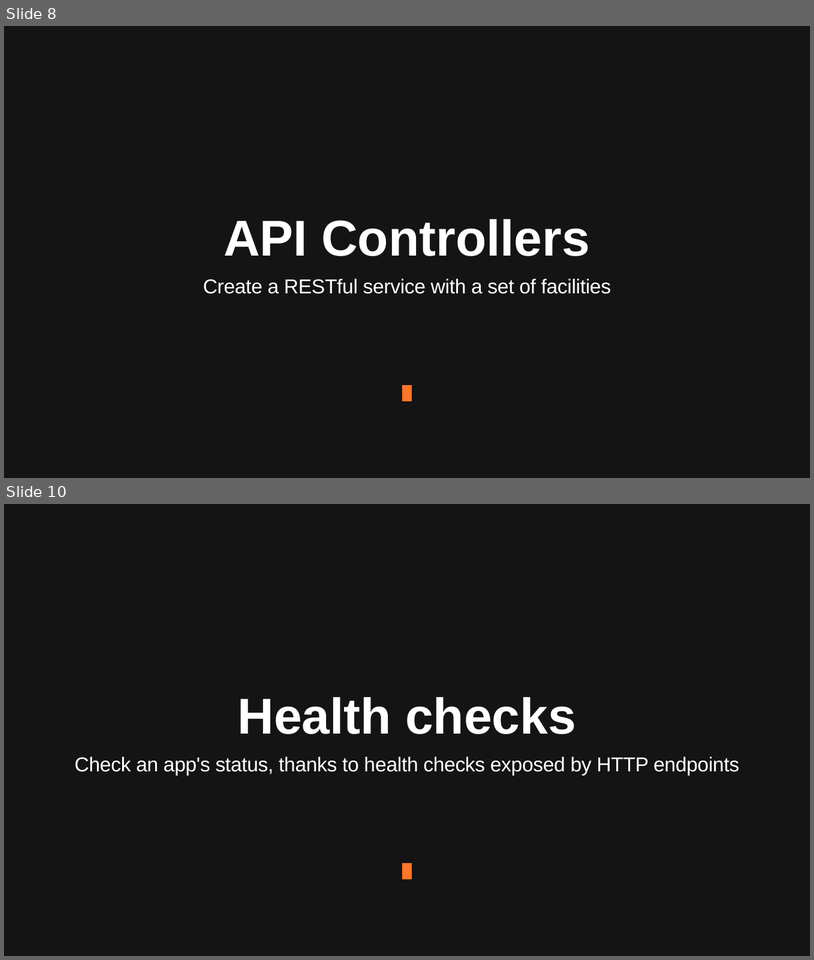
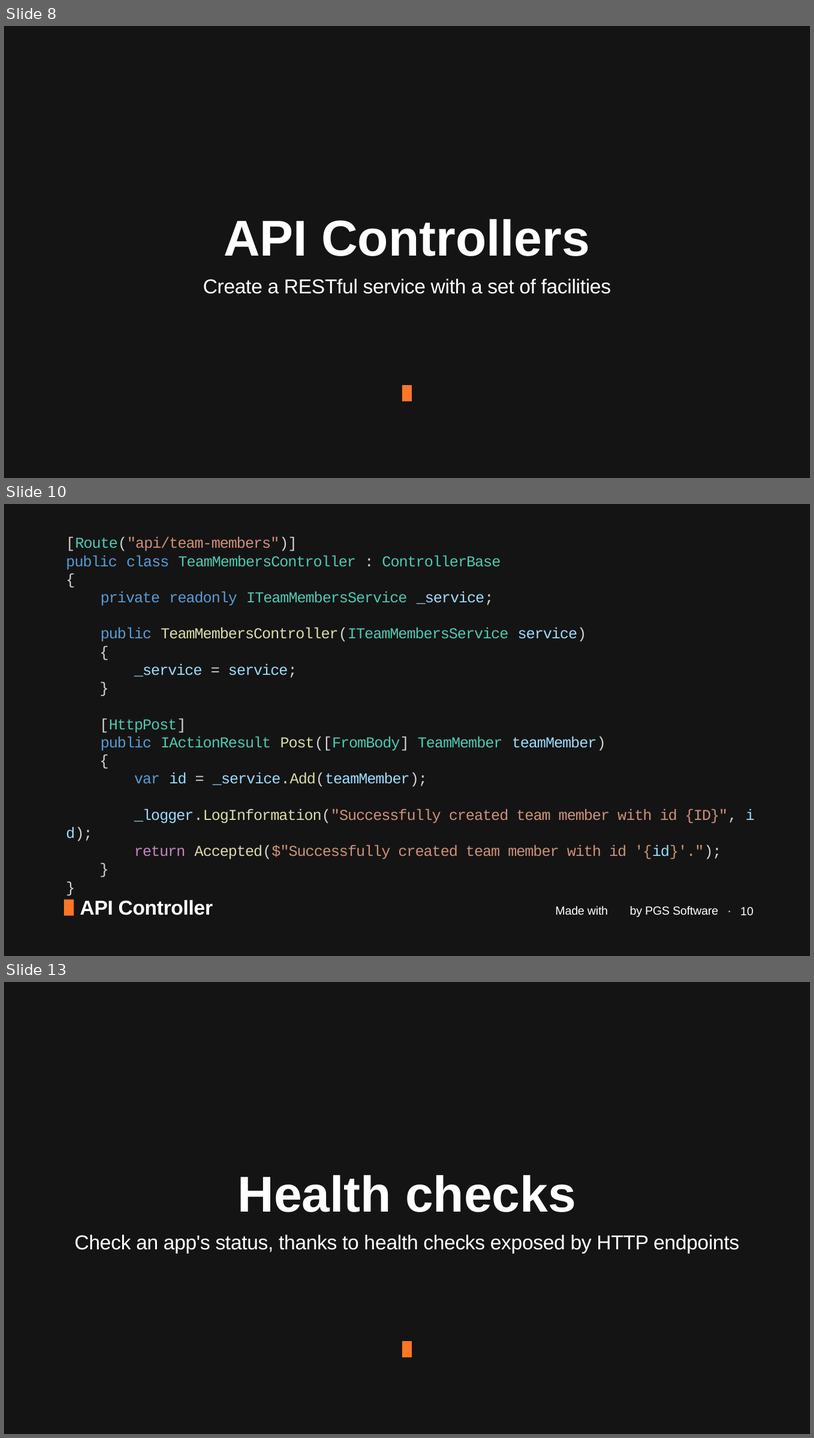
Before and after one commit to januszmarcinik/.NET-getting-started, a slide deck: PGS SharpDev.pptx. Shown one above the other, each under a label of ours: slides 8 and 10 before the commit, slides 8, 10 and 13 after it; the slides between them are not shown. The pictures are 814x960 and 814x1438 pixels, drawn with LibreOffice and Linux fonts; fonts in the diff are those of the drawing; background and template pictures are left out. Boxes give left, top, right and bottom in pixels: in the first picture for what was removed or moved away, otherwise in the second. Text is boxed around its words. In the diff, an @@ line names an element or a change of style, - is before the commit and + after.

Commit message:
Added controllers configuration in PPTX

```diff
--- a/PGS SharpDev.pptx
+++ b/PGS SharpDev.pptx
@@ slide 10 added at (4,504,810,956), background #141414 @@
@@ text added at (66,537,738,860), 36 pt, text #4EC9B0 @@
+[Route("api/team-members")]
+public class TeamMembersController : ControllerBase
+{
+private readonly ITeamMembersService _service;
+public TeamMembersController(ITeamMembersService service)
+{
+_service = service;
+}
+[HttpPost]
+public IActionResult Post([FromBody] TeamMember teamMember)
+{
+var id = _service.Add(teamMember);
+_logger.LogInformation("Successfully created team member with id {ID}", id);
+return Accepted($"Successfully created team member with id '{id}'.");
+}
+}
@@ rectangle added at (64,900,74,916), fill #FF7626 @@
@@ text added at (80,900,213,916), 48 pt, text #FFFFFF, bold @@
+API Controller
@@ text added at (555,906,719,917), 28 pt, text #FFFFFF @@
+Made with by PGS Software ·
@@ page number added at (741,907,754,916), 28 pt, text #FFFFFF @@
+10
@@ what was slide 10 is now slide 13 @@
```
Also in this commit, not shown: 1 slide changed, 3 other slides added, 1 slide removed.
